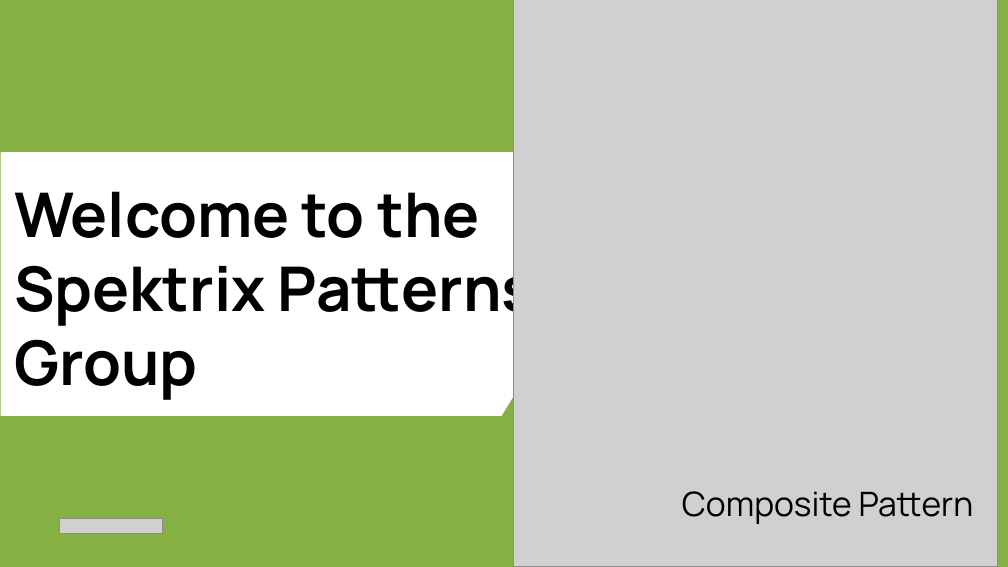
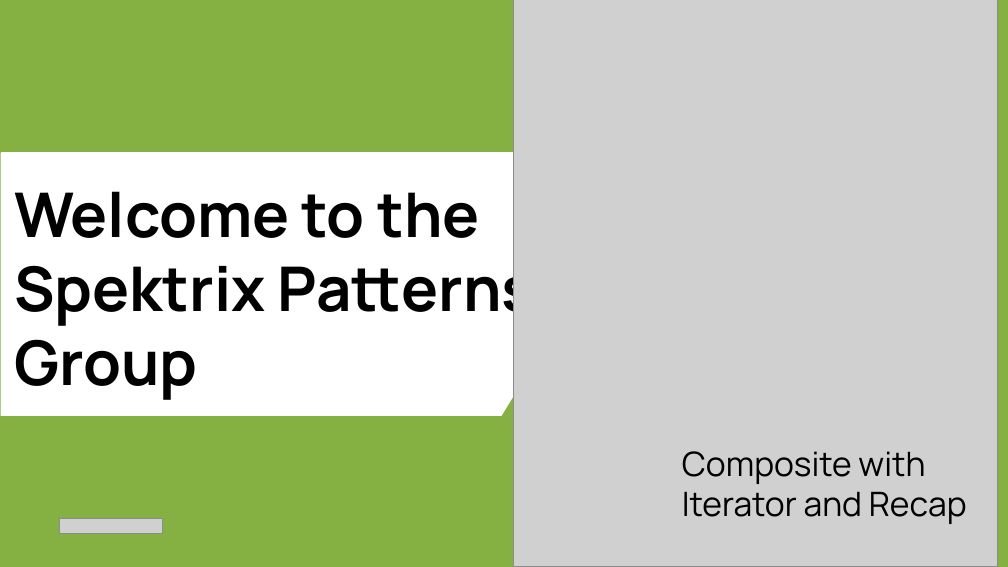
Before and after one commit to ronheywood/patternsgroup-visitor, a slide deck: slide 1 of CompositeIterator/CompositeIteratorPattern.pptx. Drawn at 1008x567 pixels with LibreOffice and Linux fonts; fonts in the diff are those of the drawing; grey boxes stand for pictures. Boxes give left, top, right and bottom in pixels: in the first picture for what was removed or moved away, otherwise in the second. Text is boxed around its words. In the diff, an @@ line names an element or a change of style, - is before the commit and + after.

```diff
--- a/CompositeIterator/CompositeIteratorPattern.pptx
+++ b/CompositeIterator/CompositeIteratorPattern.pptx
@@ subtitle at (x1=682, y1=451, x2=967, y2=524): text changed @@
-Composite Pattern
+Composite with Iterator and Recap
```
Also in this commit, not shown: 2 other slides changed, 3 slides added, 2 other files.
